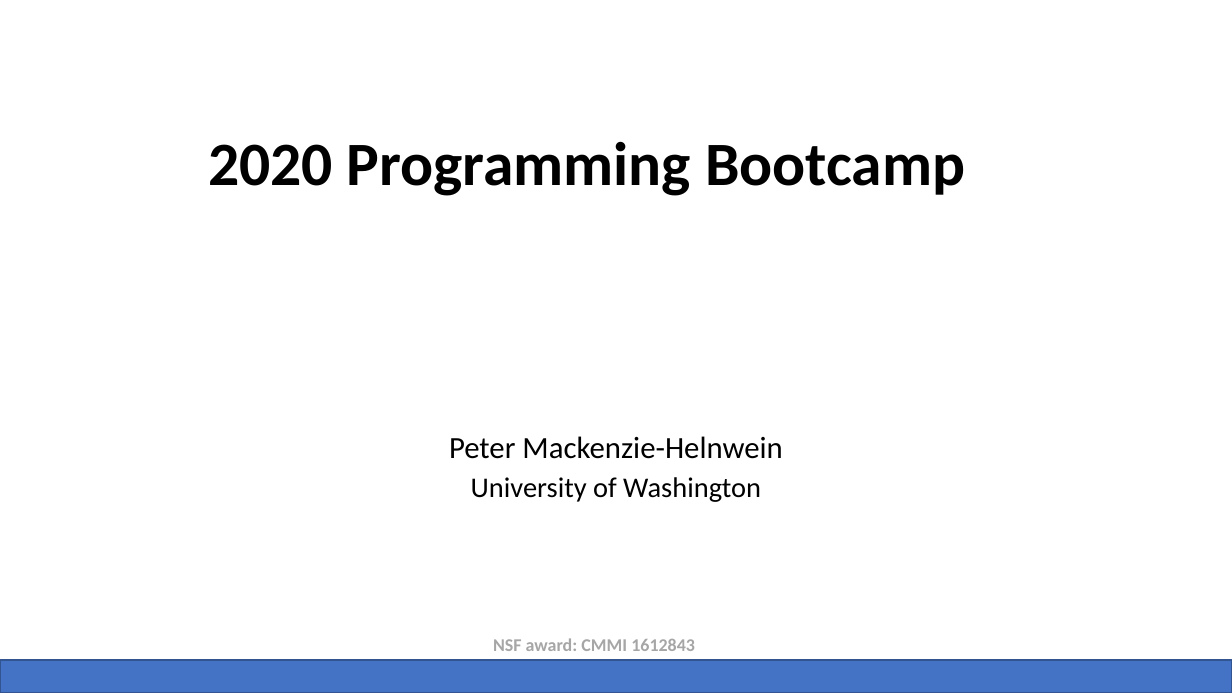
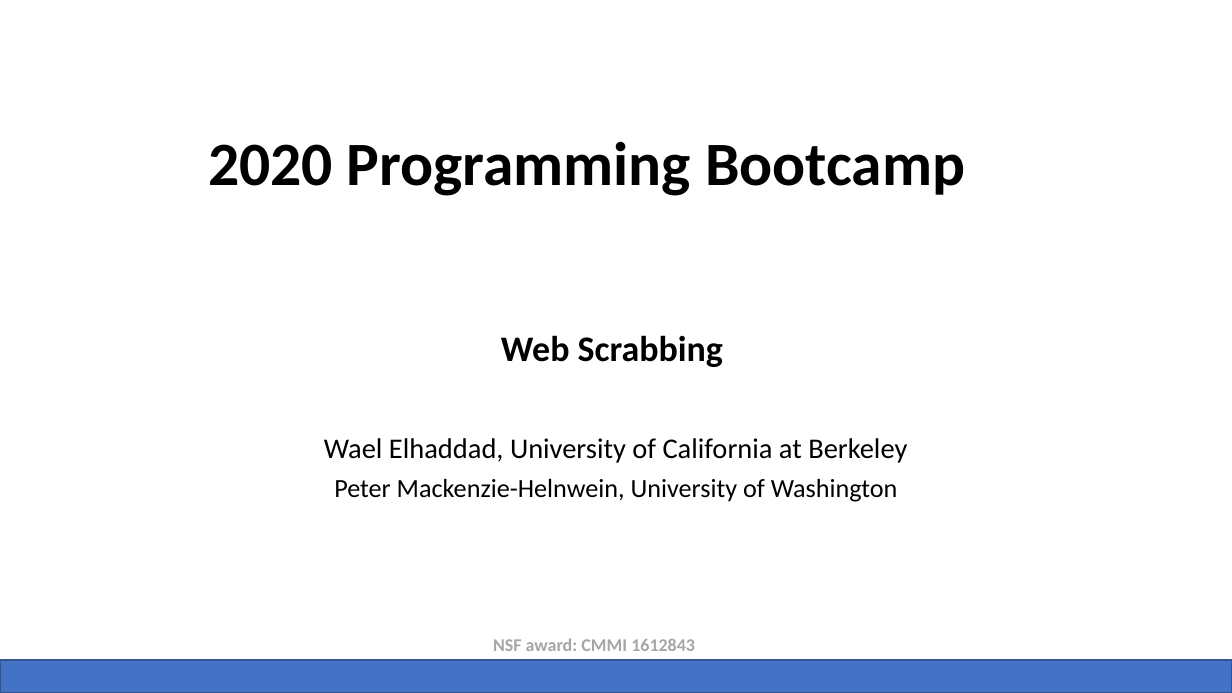
Before and after one commit to thonstad/SimCenterBootcamp2020, a slide deck: slide 23 of presentations/SimCenter Bootcamp Python.pptx (slide 22 before the commit). Drawn at 1232x693 pixels with LibreOffice and Linux fonts; fonts in the diff are those of the drawing; background and template pictures are left out. Boxes give left, top, right and bottom in pixels: in the first picture for what was removed or moved away, otherwise in the second. Text is boxed around its words. In the diff, an @@ line names an element or a change of style, - is before the commit and + after.

```diff
--- a/presentations/SimCenter Bootcamp Python.pptx
+++ b/presentations/SimCenter Bootcamp Python.pptx
@@ subtitle added at bbox=[501, 335, 723, 367], 28 pt, text #000000, bold @@
+Web Scrabbing
@@ text at bbox=[324, 438, 907, 463]: text changed; size 24 to 22.2 pt @@
-Peter Mackenzie-Helnwein
+Wael Elhaddad, University of California at Berkeley
@@ text at bbox=[334, 478, 898, 502]: text changed; size 22.2 to 20.4 pt @@
-University of Washington
+Peter Mackenzie-Helnwein, University of Washington
```
Also in this commit, not shown: 3 other slides changed, 5 slides added, 48 other files.
